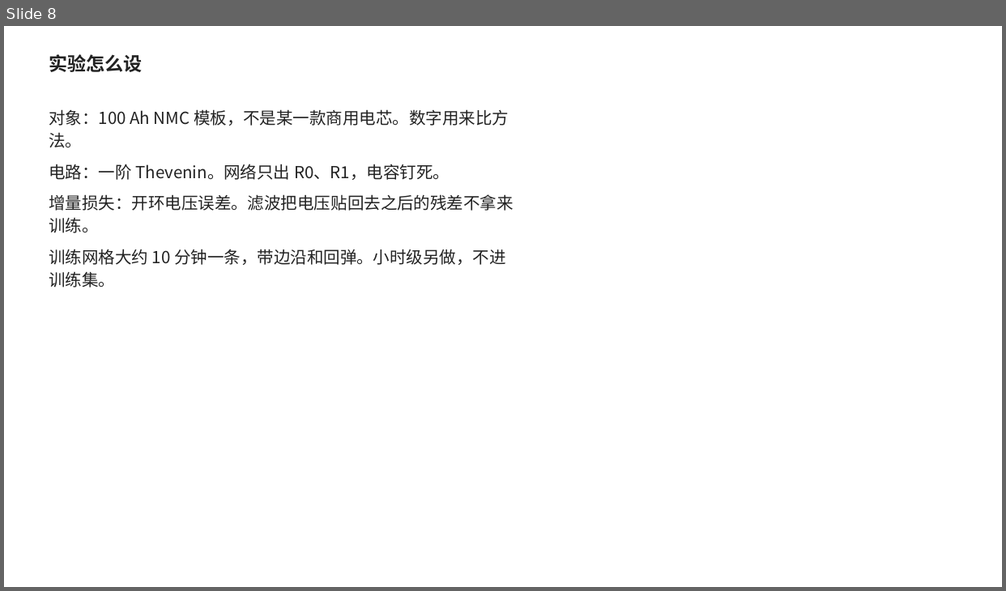
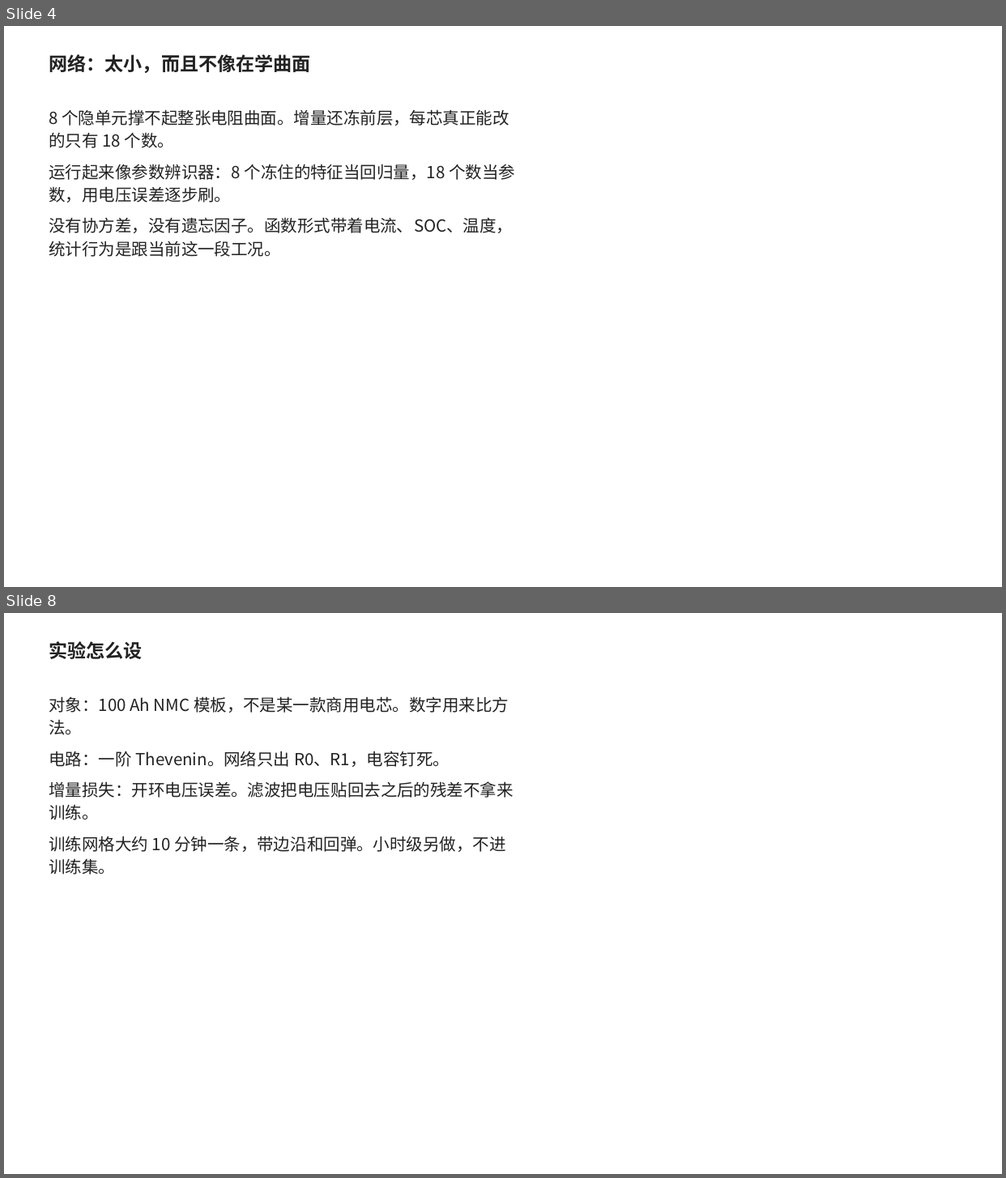
Before and after one commit to ACX-90/BATT, a slide deck: Doc/04-c-第0期实验汇报.pptx. Shown one above the other, each under a label of ours: slide 8 before the commit, slides 4 and 8 after it; the slides between them are not shown. The pictures are 1006x591 and 1006x1178 pixels, drawn with LibreOffice and Linux fonts; fonts in the diff are those of the drawing. Boxes give left, top, right and bottom in pixels: in the first picture for what was removed or moved away, otherwise in the second. Text is boxed around its words. In the diff, an @@ line names an element or a change of style, - is before the commit and + after.

```diff
--- a/Doc/04-c-第0期实验汇报.pptx
+++ b/Doc/04-c-第0期实验汇报.pptx
@@ slide 4 added at <box>4,26,1002,587</box>, background #FFFFFF @@
@@ text added at <box>49,54,310,73</box>, 18 pt, text #222222, bold @@
+网络：太小，而且不像在学曲面
@@ text added at <box>49,109,515,257</box>, 16 pt, text #222222 @@
+8 个隐单元撑不起整张电阻曲面。增量还冻前层，每芯真正能改的只有 18 个数。
+运行起来像参数辨识器：8 个冻住的特征当回归量，18 个数当参数，用电压误差逐步刷。
+没有协方差，没有遗忘因子。函数形式带着电流、SOC、温度，统计行为是跟当前这一段工况。
```
Also in this commit, not shown: 8 slides changed, 1 other slide added, 2 slides removed, 17 other files.
